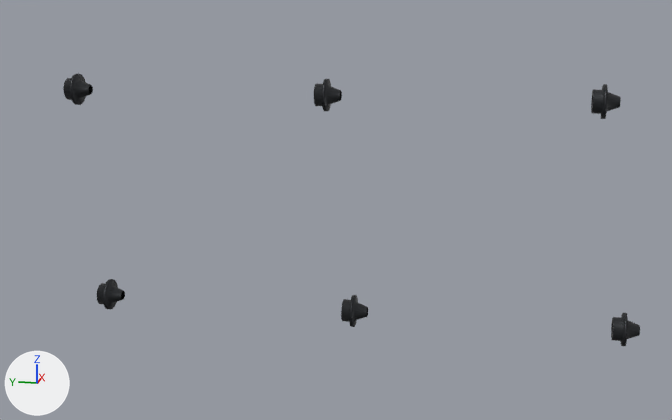
Renders of the glTF model public/parts/rocker-shaft-nuts-right.glb from each side of a commit.
Both versions are drawn from a 50 mm lens placed at (-76.0, -93.0, 94.0), pointed at (311.0, -16.0, -2.0). Arrows for +X, +Y and +Z are at lower left; the lights stay in place. The first picture is the older version.

The older version as bpy lines, for what is in view:
```python
ob_mesh_0 = bpy.data.objects.new('Mesh_0', me_mesh_0)
ob_mesh_0.parent = ob_rocker_shaft_nuts_right_inst0
ob_mesh_0.location = (326.4, -127.5, 45.62)
ob_mesh_0.rotation_euler = (-1.571, 0.0, 0.0)  # degrees (-90, 0, 0)
ob_mesh_0.scale = (7.2, 7.2, 7.2)
ob_mesh_0_001 = bpy.data.objects.new('Mesh_0.001', me_mesh_0)
ob_mesh_0_001.parent = ob_rocker_shaft_nuts_right_inst0
ob_mesh_0_001.location = (318.0, -141.6, -50.94)
ob_mesh_0_001.rotation_euler = (-1.571, 0.0, 0.0)  # degrees (-90, 0, 0)
ob_mesh_0_001.scale = (7.2, 7.2, 7.2)
ob_mesh_0_002 = bpy.data.objects.new('Mesh_0.002', me_mesh_0)
ob_mesh_0_002.parent = ob_rocker_shaft_nuts_right_inst0
ob_mesh_0_002.location = (326.4, -9.55, 45.62)
ob_mesh_0_002.rotation_euler = (-1.571, 0.0, 0.0)  # degrees (-90, 0, 0)
ob_mesh_0_002.scale = (7.2, 7.2, 7.2)
ob_mesh_0_003 = bpy.data.objects.new('Mesh_0.003', me_mesh_0)
ob_mesh_0_003.parent = ob_rocker_shaft_nuts_right_inst0
ob_mesh_0_003.location = (318.0, -23.55, -50.94)
ob_mesh_0_003.rotation_euler = (-1.571, 0.0, 0.0)  # degrees (-90, 0, 0)
ob_mesh_0_003.scale = (7.2, 7.2, 7.2)
ob_mesh_0_004 = bpy.data.objects.new('Mesh_0.004', me_mesh_0)
ob_mesh_0_004.parent = ob_rocker_shaft_nuts_right_inst0
ob_mesh_0_004.location = (326.4, 108.5, 45.62)
ob_mesh_0_004.rotation_euler = (-1.571, 0.0, 0.0)  # degrees (-90, 0, 0)
ob_mesh_0_004.scale = (7.2, 7.2, 7.2)
ob_mesh_0_005 = bpy.data.objects.new('Mesh_0.005', me_mesh_0)
ob_mesh_0_005.parent = ob_rocker_shaft_nuts_right_inst0
ob_mesh_0_005.location = (318.0, 94.45, -50.94)
ob_mesh_0_005.rotation_euler = (-1.571, 0.0, 0.0)  # degrees (-90, 0, 0)
ob_mesh_0_005.scale = (7.2, 7.2, 7.2)
```
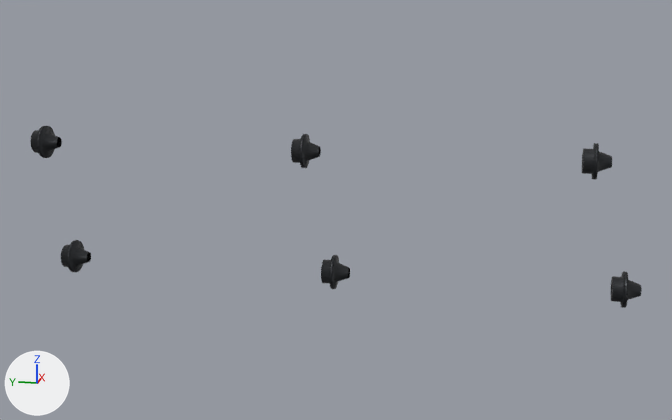
The change, as a diff of the scene's bpy script:
```diff
--- a/public/parts/rocker-shaft-nuts-right.glb.py
+++ b/public/parts/rocker-shaft-nuts-right.glb.py
@@ ob_mesh_0 @@
 ob_mesh_0.parent = ob_rocker_shaft_nuts_right_inst0
-ob_mesh_0.location = (326.4, -127.5, 45.62)
+ob_mesh_0.location = (300.6, -123.5, 25.03)
 ob_mesh_0.rotation_euler = (-1.571, 0.0, 0.0)  # degrees (-90, 0, 0)
@@ ob_mesh_0_001 @@
 ob_mesh_0_001.parent = ob_rocker_shaft_nuts_right_inst0
-ob_mesh_0_001.location = (318.0, -141.6, -50.94)
+ob_mesh_0_001.location = (293.9, -137.6, -25.19)
 ob_mesh_0_001.rotation_euler = (-1.571, 0.0, 0.0)  # degrees (-90, 0, 0)
@@ ob_mesh_0_002 @@
 ob_mesh_0_002.parent = ob_rocker_shaft_nuts_right_inst0
-ob_mesh_0_002.location = (326.4, -9.55, 45.62)
+ob_mesh_0_002.location = (300.6, -5.55, 25.03)
 ob_mesh_0_002.rotation_euler = (-1.571, 0.0, 0.0)  # degrees (-90, 0, 0)
@@ ob_mesh_0_003 @@
 ob_mesh_0_003.parent = ob_rocker_shaft_nuts_right_inst0
-ob_mesh_0_003.location = (318.0, -23.55, -50.94)
+ob_mesh_0_003.location = (293.9, -19.55, -25.19)
 ob_mesh_0_003.rotation_euler = (-1.571, 0.0, 0.0)  # degrees (-90, 0, 0)
@@ ob_mesh_0_004 @@
 ob_mesh_0_004.parent = ob_rocker_shaft_nuts_right_inst0
-ob_mesh_0_004.location = (326.4, 108.5, 45.62)
+ob_mesh_0_004.location = (300.6, 112.5, 25.03)
 ob_mesh_0_004.rotation_euler = (-1.571, 0.0, 0.0)  # degrees (-90, 0, 0)
@@ ob_mesh_0_005 @@
 ob_mesh_0_005.parent = ob_rocker_shaft_nuts_right_inst0
-ob_mesh_0_005.location = (318.0, 94.45, -50.94)
+ob_mesh_0_005.location = (293.9, 98.45, -25.19)
 ob_mesh_0_005.rotation_euler = (-1.571, 0.0, 0.0)  # degrees (-90, 0, 0)
```

Where the change shows, as pixel boxes (x1, y1, x2, y2) in the pictures (672 x 420 px):
'Mesh_0.004', moved: before (63, 74, 93, 105); after (31, 126, 62, 158)
'Mesh_0.001', moved: before (611, 313, 640, 346); after (610, 271, 642, 308)
'Mesh_0', moved: before (591, 84, 621, 119); after (582, 143, 612, 179)
'Mesh_0.002', moved: before (314, 79, 342, 111); after (291, 134, 321, 168)
'Mesh_0.005', moved: before (97, 279, 125, 310); after (61, 240, 91, 272)
'Mesh_0.003', moved: before (341, 295, 368, 327); after (321, 255, 350, 289)
